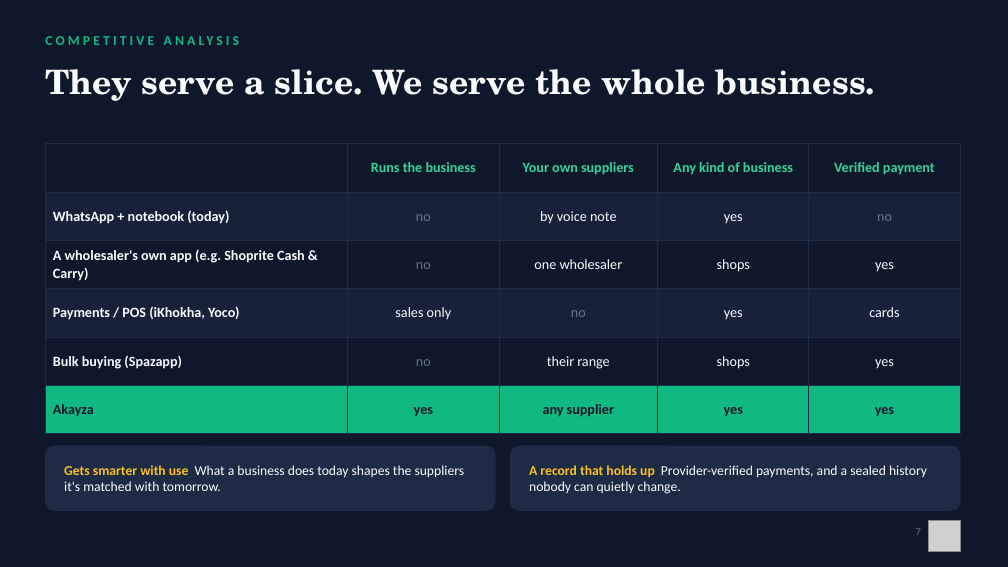
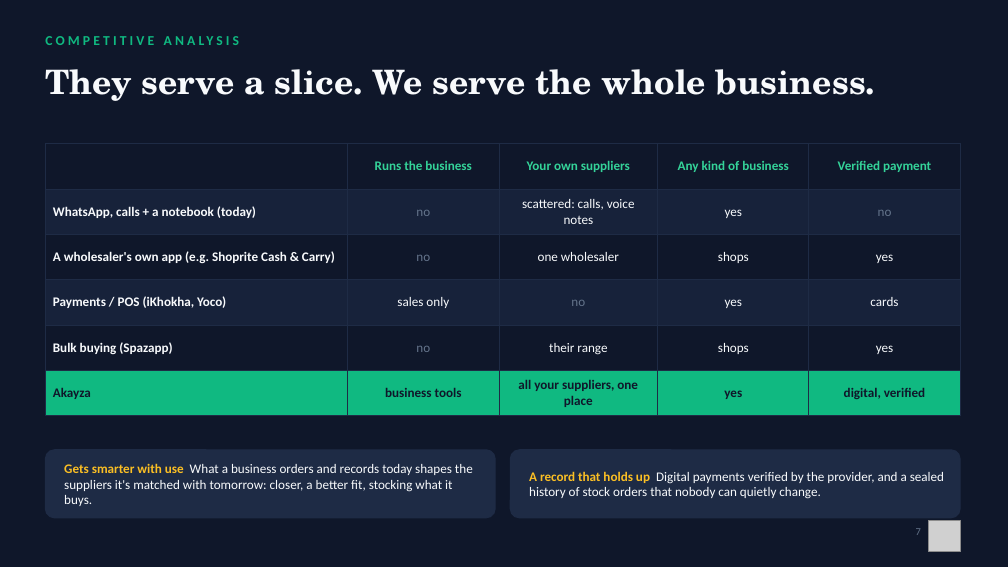
Before and after one commit to Mandla78/KasiFlow, a slide deck: slide 7 of docs/submission/05_final_submission/Akayza_Pitch_TeamPR.pptx. Drawn at 1008x567 pixels with LibreOffice and Linux fonts; fonts in the diff are those of the drawing; grey boxes stand for pictures. Boxes give left, top, right and bottom in pixels: in the first picture for what was removed or moved away, otherwise in the second. Text is boxed around its words. In the diff, an @@ line names an element or a change of style, - is before the commit and + after.

```diff
--- a/docs/submission/05_final_submission/Akayza_Pitch_TeamPR.pptx
+++ b/docs/submission/05_final_submission/Akayza_Pitch_TeamPR.pptx
@@ table at [45,144,960,411] @@
-row 2, column 1: WhatsApp + notebook (today)
+row 2, column 1: WhatsApp, calls + a notebook (today)
-row 2, column 3: by voice note
+row 2, column 3: scattered: calls, voice notes
-row 6: Akayza | yes | any supplier | yes | yes
+row 6: Akayza | business tools | all your suppliers, one place | yes | digital, verified
@@ size 13.5 to 12.5 pt in "Runs the business", "Your own suppliers", "Any kind of business", "Verified payment" and 20 more places @@
@@ rounded rectangle: place and size @@
-rounded rectangle at [45,446,495,510]
+rounded rectangle at [45,450,495,518]
@@ rounded rectangle at [45,450,495,518]: proportions changed @@
@@ text at [64,463,473,506]: text changed; size 13 to 12.5 pt @@
-Gets smarter with use What a business does today shapes the suppliers it's matched with tomorrow.
+Gets smarter with use What a business orders and records today shapes the suppliers it's matched with tomorrow: closer, a better fit, stocking what it buys.
@@ rounded rectangle at [510,450,960,518]: proportions changed @@
@@ rounded rectangle: place and size @@
-rounded rectangle at [510,446,960,510]
+rounded rectangle at [510,450,960,518]
@@ text at [529,471,944,499]: text changed; size 13 to 12.5 pt @@
-A record that holds up Provider-verified payments, and a sealed history nobody can quietly change.
+A record that holds up Digital payments verified by the provider, and a sealed history of stock orders that nobody can quietly change.
```
Also in this commit, not shown: 1 other slide changed, 1 other file.
